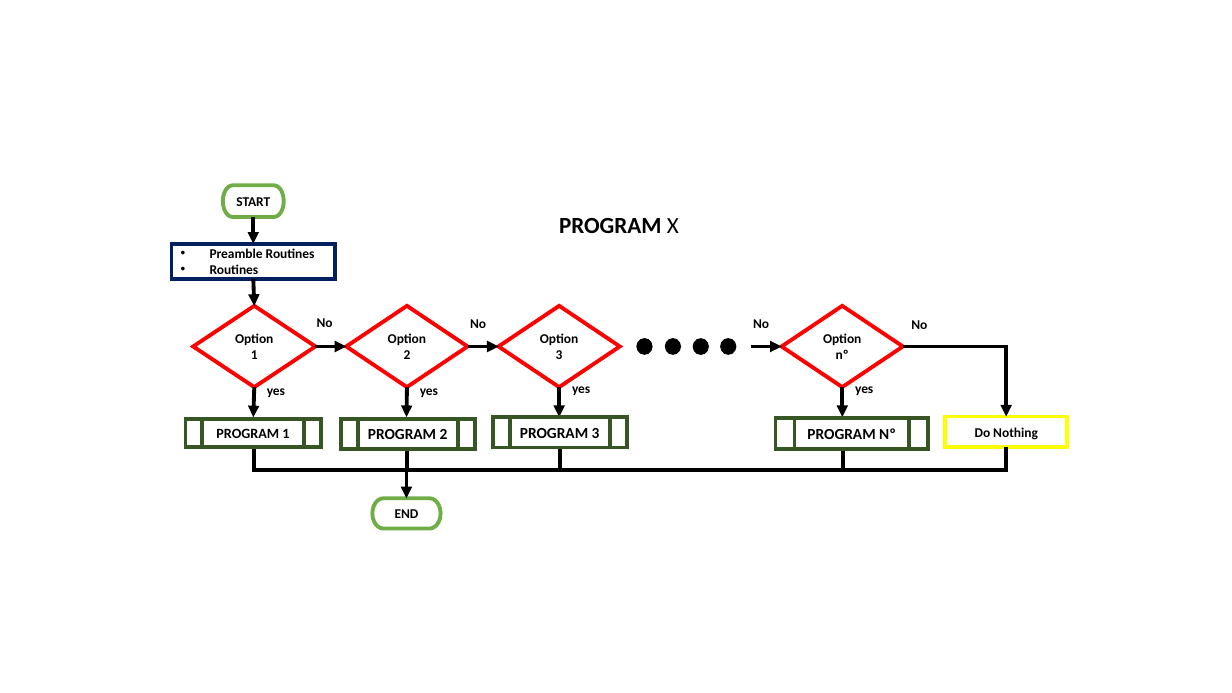
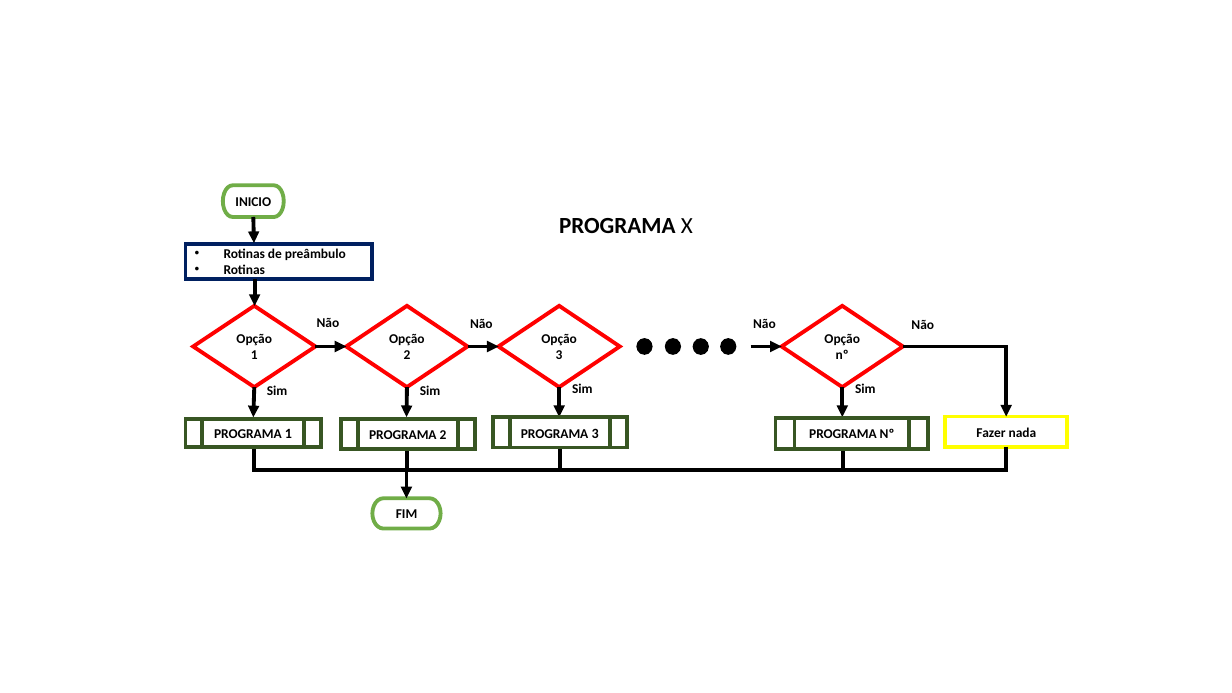
Before and after one commit to sergio1020881/PESTA2021, a slide deck: slide 1 of Relatorio/image/PESTA/flowchart/Generic_structure.pptx. Drawn at 1232x693 pixels with LibreOffice and Linux fonts; fonts in the diff are those of the drawing. Boxes give left, top, right and bottom in pixels: in the first picture for what was removed or moved away, otherwise in the second. Text is boxed around its words. In the diff, an @@ line names an element or a change of style, - is before the commit and + after.

```diff
--- a/Relatorio/image/PESTA/flowchart/Generic_structure.pptx
+++ b/Relatorio/image/PESTA/flowchart/Generic_structure.pptx
@@ text in pill shape at (235, 197, 271, 206): text changed @@
-START
+INICIO
@@ text at (559, 218, 693, 233): text changed @@
-PROGRAM X
+PROGRAMA X
@@ rectangle "Rotinas de preâmbulo": place and size @@
-rectangle "Rotinas de preâmbulo" at (172, 244, 335, 279)
+rectangle "Rotinas de preâmbulo" at (186, 244, 372, 279)
@@ text in rectangle at (224, 248, 346, 278): text changed @@
-• Preamble Routines
-• Routines
+• Rotinas de preâmbulo
+• Rotinas
@@ text at (317, 318, 340, 327): text changed @@
-No
+Não
@@ text at (470, 319, 493, 328): text changed @@
-No
+Não
@@ text at (753, 319, 776, 328): text changed @@
-No
+Não
@@ text at (911, 320, 934, 329): text changed @@
-No
+Não
@@ text in diamond at (236, 334, 272, 359): text changed @@
-Option 1
+Opção 1
@@ text in diamond at (389, 334, 425, 359): text changed @@
-Option 2
+Opção 2
@@ text in diamond at (541, 334, 577, 359): text changed @@
-Option 3
+Opção 3
@@ text in diamond at (824, 334, 860, 359): text changed @@
-Option nº
+Opção nº
@@ text at (267, 385, 288, 395): text changed @@
-yes
+Sim
@@ text at (420, 385, 441, 395): text changed @@
-yes
+Sim
@@ text at (572, 383, 593, 393): text changed @@
-yes
+Sim
@@ text at (855, 383, 876, 393): text changed @@
-yes
+Sim
@@ text in flow chart predefined process at (214, 429, 292, 438): text changed; size 11 to 10.5 pt @@
-PROGRAM 1
+PROGRAMA 1
@@ text in flow chart predefined process at (369, 430, 447, 439): text changed; size 12 to 10.5 pt @@
-PROGRAM 2
+PROGRAMA 2
@@ text in flow chart predefined process at (521, 428, 599, 438): text changed; size 12 to 10.5 pt @@
-PROGRAM 3
+PROGRAMA 3
@@ text in flow chart predefined process at (809, 428, 895, 438): text changed; size 12 to 10.5 pt @@
-PROGRAM Nº
+PROGRAMA Nº
@@ text in rectangle at (976, 427, 1037, 437): text changed @@
-Do Nothing
+Fazer nada
@@ text in pill shape at (396, 509, 417, 518): text changed @@
-END
+FIM
```
Also in this commit, not shown: 33 other files.
